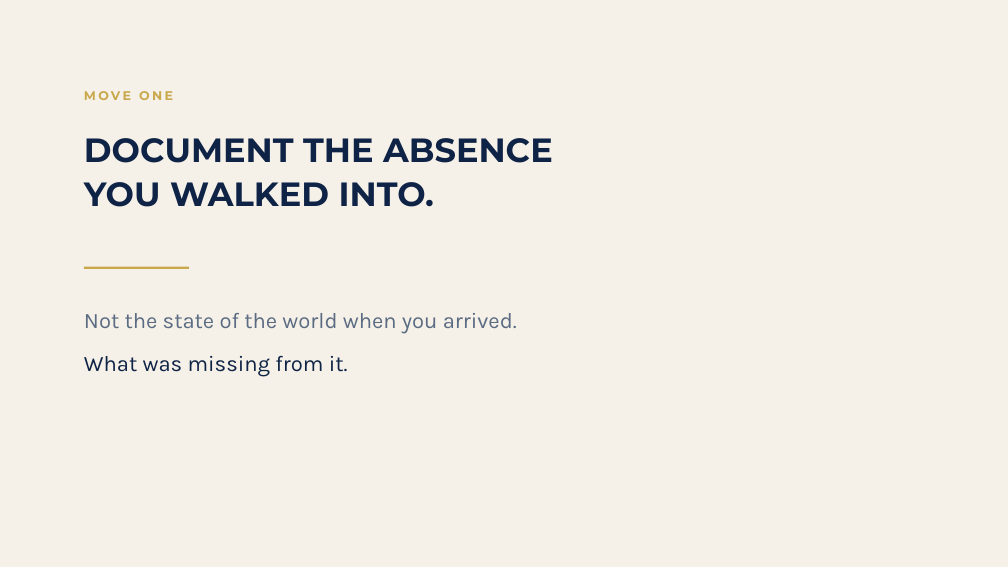
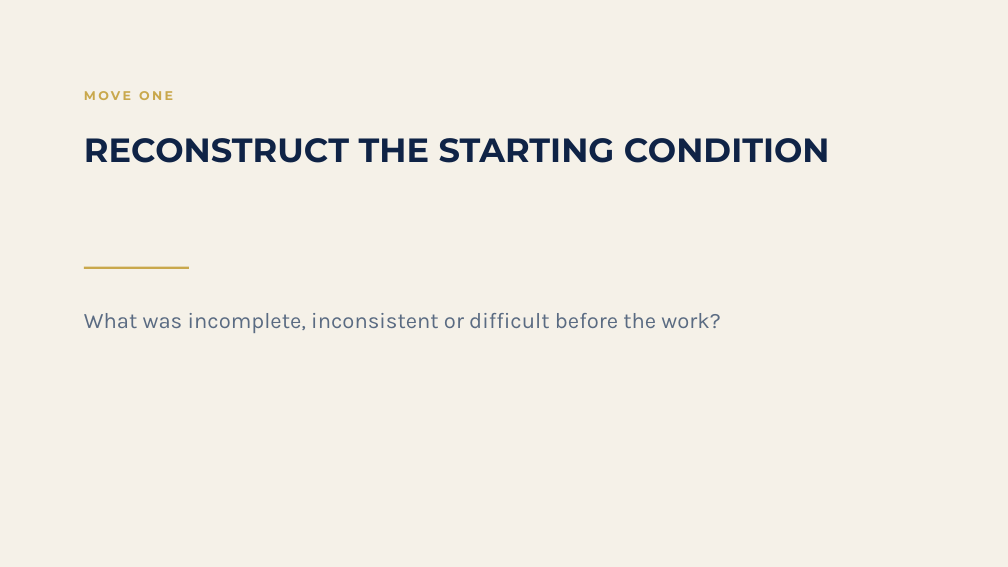
Before and after one commit to temidanielle/temidayoafonja-site, a slide deck: slide 4 of deliverables/video-7-slides/out/Video_7_Main_Slides.pptx. Drawn at 1008x567 pixels with LibreOffice and Linux fonts; fonts in the diff are those of the drawing. Boxes give left, top, right and bottom in pixels: in the first picture for what was removed or moved away, otherwise in the second. Text is boxed around its words. In the diff, an @@ line names an element or a change of style, - is before the commit and + after.

```diff
--- a/deliverables/video-7-slides/out/Video_7_Main_Slides.pptx
+++ b/deliverables/video-7-slides/out/Video_7_Main_Slides.pptx
@@ text at [84,138,830,163]: text changed @@
-DOCUMENT THE ABSENCE
-YOU WALKED INTO.
+RECONSTRUCT THE STARTING CONDITION
@@ text at [84,313,720,333]: text changed @@
-Not the state of the world when you arrived.
-What was missing from it.
+What was incomplete, inconsistent or difficult before the work?
```
Also in this commit, not shown: 1 other slide changed, 2 slides added, 2 slides removed, 26 other files.
